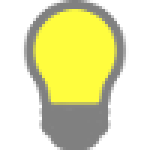
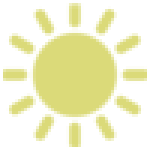
Layers edited between the first and the second w=150, h=150 image:
renamed "Pasted Layer" to "screenshot.2014-06-08.png", painted on it over (x1=3, y1=0, x2=147, y2=150)
removed layer "light-bulb-10.png" over (x1=21, y1=0, x2=129, y2=150)
hid "Layer", painted on it over (x1=3, y1=0, x2=147, y2=150)
